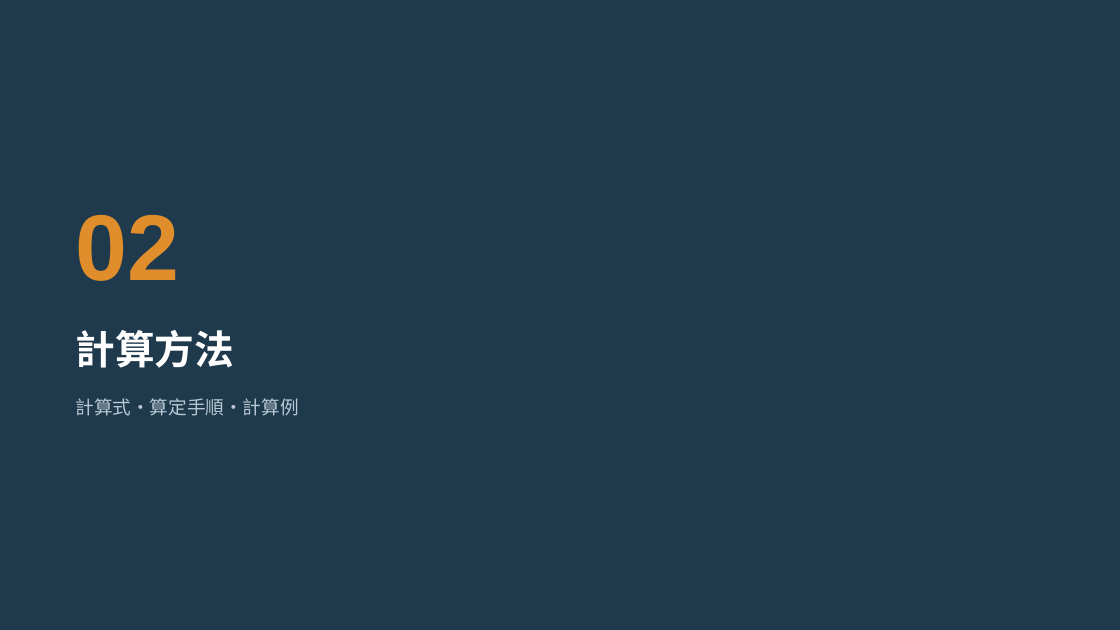
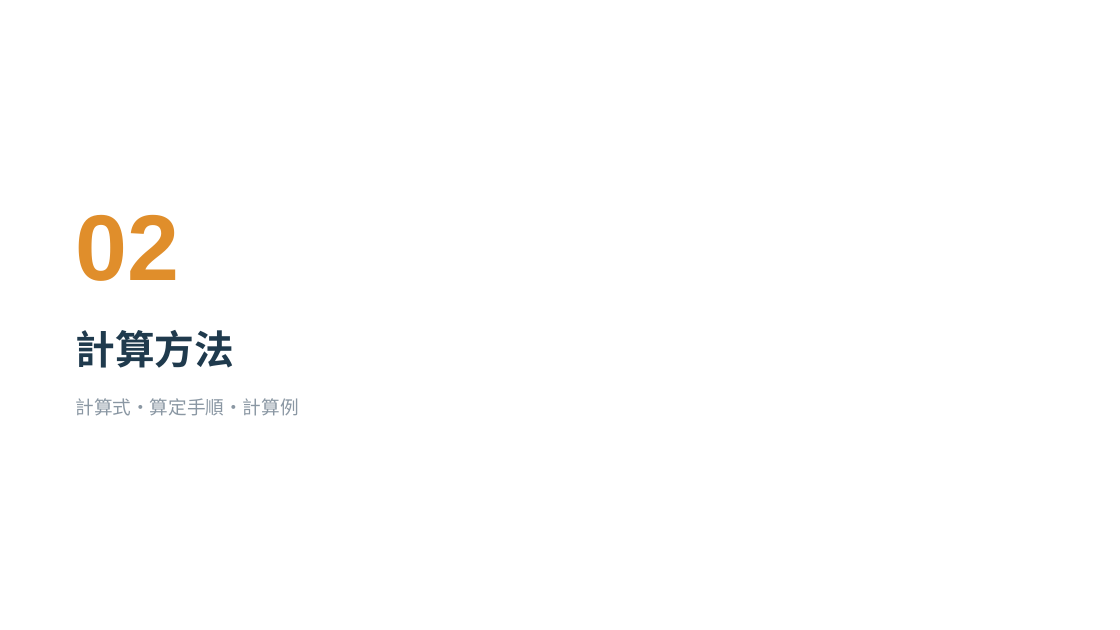
Before and after one commit to maedaatsushi5908-design/work, a slide deck: slide 7 of presentations/inflation_slide_template.pptx. Drawn at 1120x630 pixels with LibreOffice and Linux fonts; fonts in the diff are those of the drawing. Boxes give left, top, right and bottom in pixels: in the first picture for what was removed or moved away, otherwise in the second. Text is boxed around its words. In the diff, an @@ line names an element or a change of style, - is before the commit and + after.

```diff
--- a/presentations/inflation_slide_template.pptx
+++ b/presentations/inflation_slide_template.pptx
@@ background #1F3A4D to #FFFFFF @@
@@ text "計算方法" at (76, 330, 234, 368): text colour #FFFFFF to #1F3A4D @@
@@ text "計算式・算定手順・計算例" at (76, 398, 299, 416): text colour #B9C8D4 to #8A97A3 @@
```
Also in this commit, not shown: 9 other slides changed, 2 slides added, 4 slides removed, 1 other file.
